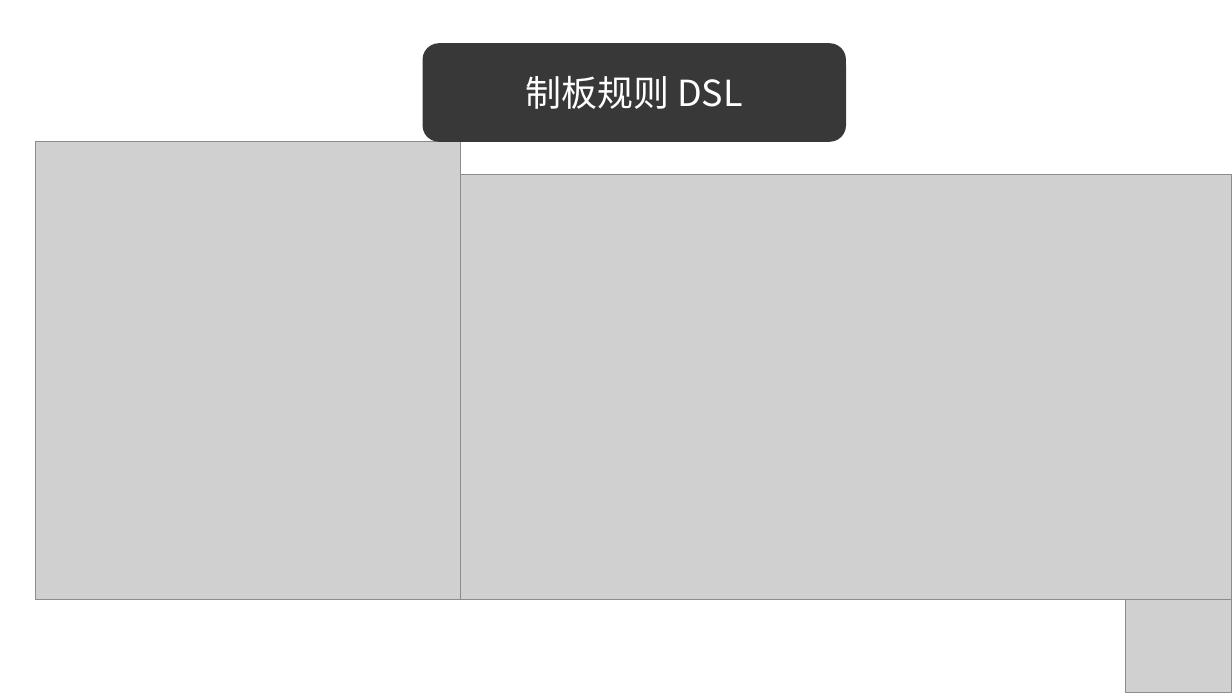
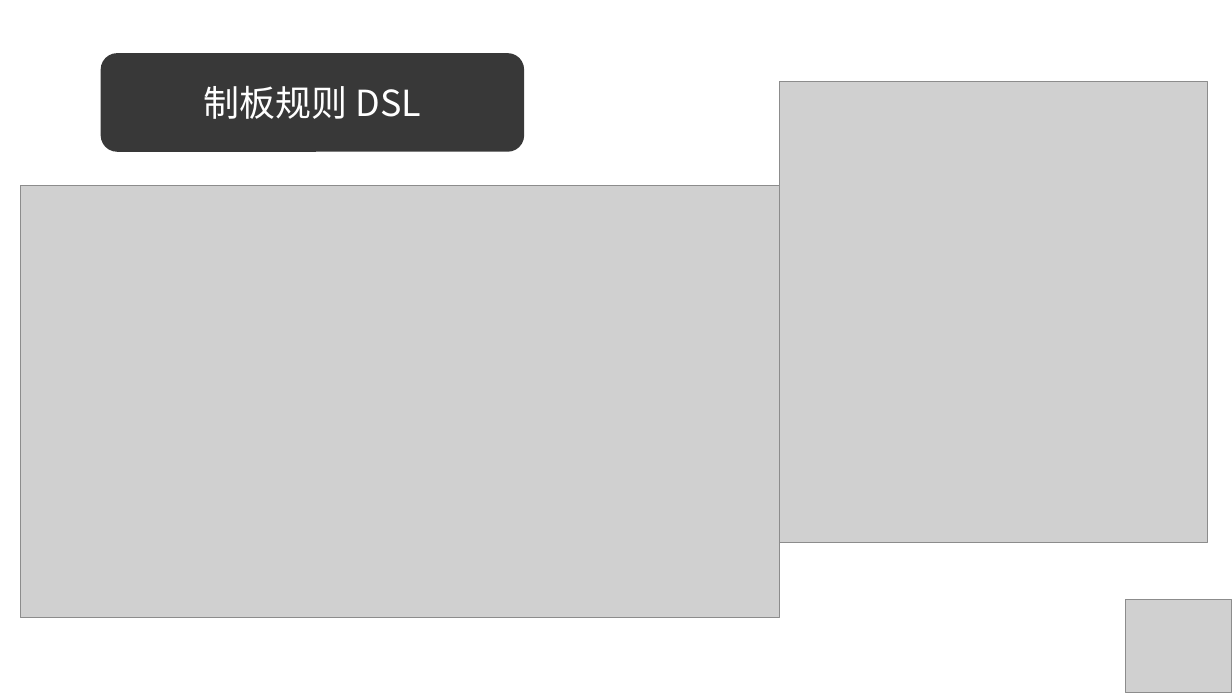
Before and after one commit to wushuangabao/ClothingPatternDesignSystem, a slide deck: slide 14 of 答辩PPT.pptx. Drawn at 1232x693 pixels with LibreOffice and Linux fonts; fonts in the diff are those of the drawing; grey boxes stand for pictures. Boxes give left, top, right and bottom in pixels: in the first picture for what was removed or moved away, otherwise in the second. Text is boxed around its words. In the diff, an @@ line names an element or a change of style, - is before the commit and + after.

```diff
--- a/答辩PPT.pptx
+++ b/答辩PPT.pptx
@@ rounded rectangle "制板规则 DSL": place and size @@
-rounded rectangle "制板规则 DSL" at (422,43,846,142)
+rounded rectangle "制板规则 DSL" at (101,54,524,152)
@@ picture: place and size @@
-picture at (35,142,460,600)
+picture at (780,81,1208,543)
@@ picture removed at (460,175,1232,600) @@
@@ picture added at (20,186,780,618) @@
```
Also in this commit, not shown: 6 other slides changed, 1 other file.
